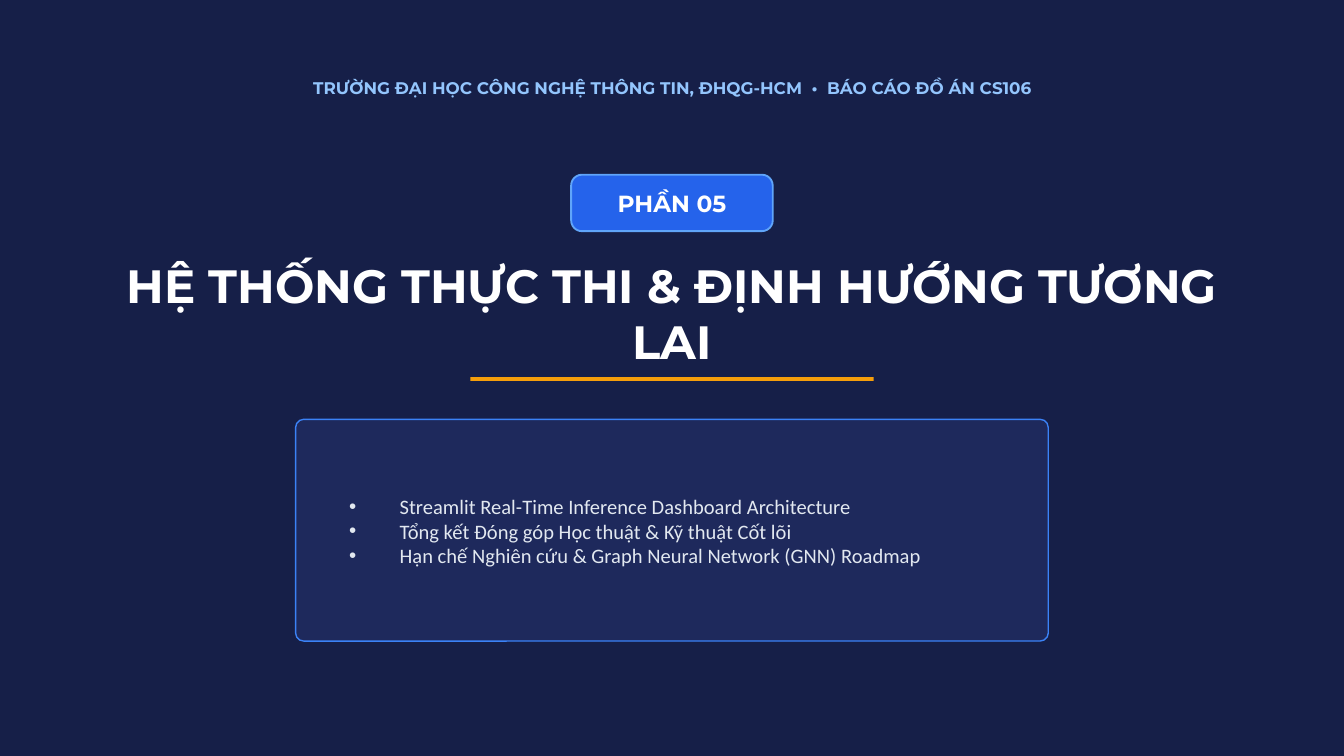
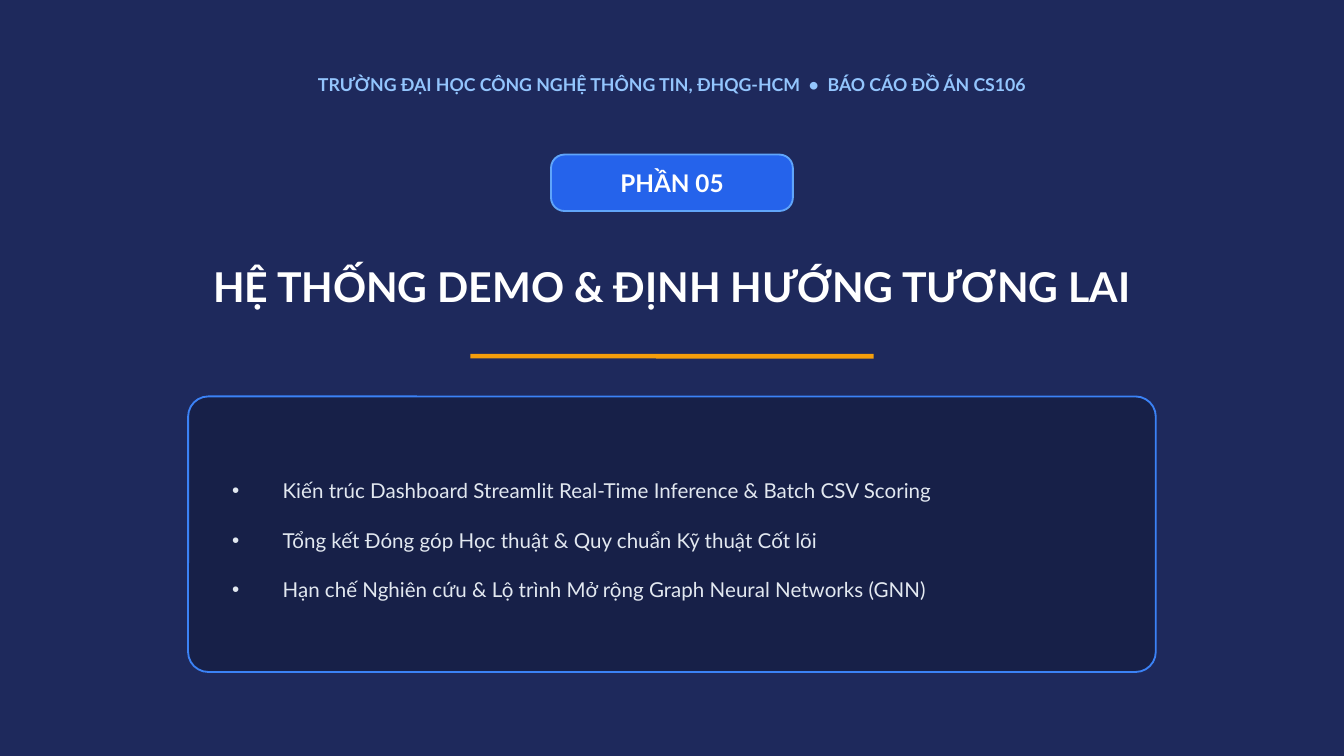
Before and after one commit to uit-25730067-chithanh/CS106-Team09-Fraud-Detection, a slide deck: slide 19 of draft/fraud-detection/slide/[Nhom9]_Slide_FraudDetection_Academic_VN.pptx (slide 21 before the commit). Drawn at 1344x756 pixels with LibreOffice and Linux fonts; fonts in the diff are those of the drawing. Boxes give left, top, right and bottom in pixels: in the first picture for what was removed or moved away, otherwise in the second. Text is boxed around its words. In the diff, an @@ line names an element or a change of style, - is before the commit and + after.

Commit message:
docs(slide): update Vietnamese academic slide deck PPTX and PDF artifacts
- Update [Nhom9]_Slide_FraudDetection_Academic_VN.pptx with refined 21-slide layout and high-res charts
- Regenerate [Nhom9]_Slide_FraudDetection_Academic_VN.pdf for crisp vector presentation
- Standardize academic deck delivery on the Vietnamese presentation format

```diff
--- a/draft/fraud-detection/slide/[Nhom9]_Slide_FraudDetection_Academic_VN.pptx
+++ b/draft/fraud-detection/slide/[Nhom9]_Slide_FraudDetection_Academic_VN.pptx
@@ background #161F48 to #1E295C @@
@@ text "TRƯỜNG ĐẠI HỌC CÔNG NGHỆ ..." at (x1=318, y1=76, x2=1026, y2=95): size 9 to 9.5 pt, font Montserrat to Lato @@
@@ text "PHẦN 05" moved from (x1=618, y1=189, x2=727, y2=213) to (x1=620, y1=171, x2=723, y2=192) @@
@@ text "PHẦN 05" at (x1=620, y1=171, x2=723, y2=192): size 12.5 to 13 pt, font Montserrat to Lato @@
@@ rounded rectangle resized from (x1=571, y1=175, x2=773, y2=231) to (x1=551, y1=155, x2=793, y2=211) @@
@@ rounded rectangle at (x1=551, y1=155, x2=793, y2=211): proportions changed @@
@@ text at (x1=213, y1=265, x2=1130, y2=309): text changed; size 25 to 22 pt; font Montserrat to Lato @@
-HỆ THỐNG THỰC THI & ĐỊNH HƯỚNG TƯƠNG LAI
+HỆ THỐNG DEMO & ĐỊNH HƯỚNG TƯƠNG LAI
@@ line moved from (470, 379) - (874, 379) to (470, 356) - (874, 356) @@
@@ line (470, 356) - (874, 356): stroke #F59E0B 2 pt to #F59E0B 2.5 pt @@
@@ rounded rectangle resized from (x1=296, y1=419, x2=1048, y2=641) to (x1=188, y1=396, x2=1156, y2=672) @@
@@ rounded rectangle at (x1=188, y1=396, x2=1156, y2=672): fill #1E295C to #172048; outline #3B82F6 0.75 pt to #3B82F6 1 pt; proportions changed @@
@@ text at (x1=283, y1=481, x2=931, y2=601): text changed; font Calibri to Lato @@
-• Streamlit Real-Time Inference Dashboard Architecture
-• Tổng kết Đóng góp Học thuật & Kỹ thuật Cốt lõi
-• Hạn chế Nghiên cứu & Graph Neural Network (GNN) Roadmap
+• Kiến trúc Dashboard Streamlit Real-Time Inference & Batch CSV Scoring
+• Tổng kết Đóng góp Học thuật & Quy chuẩn Kỹ thuật Cốt lõi
+• Hạn chế Nghiên cứu & Lộ trình Mở rộng Graph Neural Networks (GNN)
```
Also in this commit, not shown: 15 other slides changed, 5 slides added, 8 slides removed, 3 other files.
